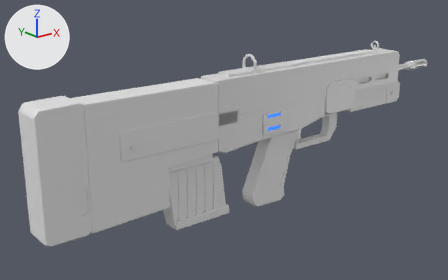
What one commit did to the FBX model art-source/weapons/Exports/Bulldog.fbx.
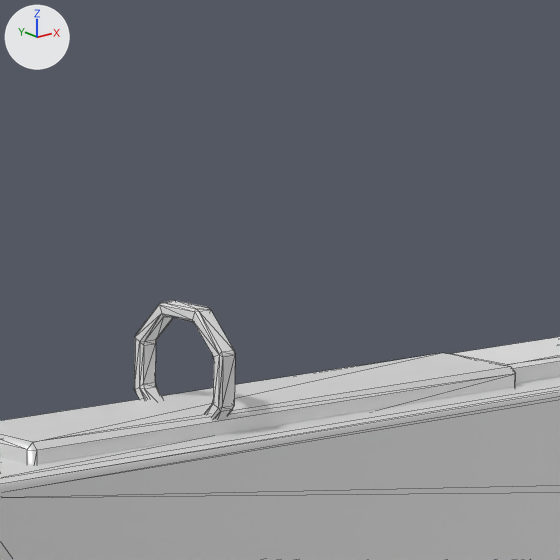
The first picture shows the older version from a camera (50 mm lens) standing at (-2.395, -2.526, 1.154) and looking at (-0.237, 0.171, 0.075). The close-ups show the older and then the newer version on the part from 50% to 67% of the width and 4% to 32% of the height of that picture. Only the edits that show in the close-ups are written down. The lights are fixed; the arrows at upper left show +X, +Y and +Z. The close-ups show mesh edges as thin lines.

Before the edit, the objects in view are built like this:
```python
me_bulldog_receiver_003 = bpy.data.meshes.new('Bulldog_Receiver.003')
me_bulldog_receiver_003.from_pydata(...)  # 101 vertices, 144 faces; spans x -0.473..0.939, y -0.076..0.076, z 0.291..0.515
me_bulldog_receiver_003.materials.append(mat_body_dark)  # white #e7e7e7
me_bulldog_receiver_004 = bpy.data.meshes.new('Bulldog_Receiver.004')
me_bulldog_receiver_004.from_pydata(...)  # 317 vertices, 576 faces; spans x -0.47..1.05, y -0.08..0.08, z 0.09..0.51
me_bulldog_receiver_004.materials.append(mat_body_panel)  # white #e7e7e7
me_bulldog_sights_003 = bpy.data.meshes.new('Bulldog_Sights.003')
me_bulldog_sights_003.from_pydata(...)  # 264 vertices, 516 faces; spans x -0.23..0.884, y -0.051..0.051, z 0.464..0.592
me_bulldog_sights_003.materials.append(mat_body_dark)  # white #e7e7e7
ob_receiver_dark = bpy.data.objects.new('Receiver_Dark', me_bulldog_receiver_003)
ob_receiver_dark.location = (0.0, 0.0, 0.0)
ob_receiver_panel = bpy.data.objects.new('Receiver_Panel', me_bulldog_receiver_004)
ob_receiver_panel.location = (0.0, 0.0, 0.0)
ob_sights_dark = bpy.data.objects.new('Sights_Dark', me_bulldog_sights_003)
ob_sights_dark.location = (0.0, 0.0, 0.0)
```
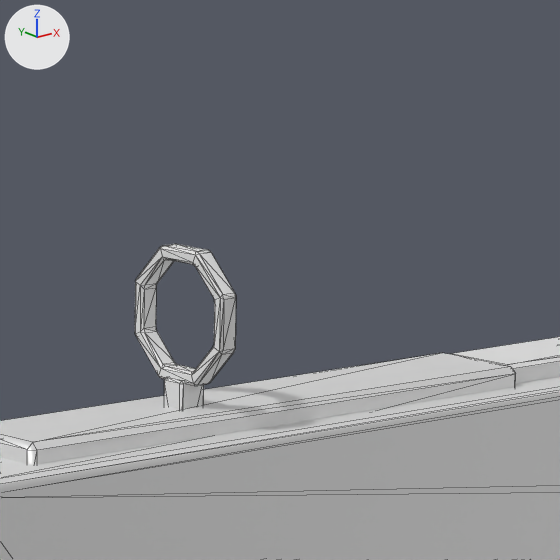
Where the change shows, as pixel boxes (x1, y1, x2, y2) in the close-ups (560 x 560 px; the box of a moved part takes in the faces that stretch with it):
'Sights_Dark', reshaped
    before: (134, 300, 235, 419)
    after: (135, 244, 236, 409)
part 1 of me_bulldog_sights_003, moved or reshaped
    before: (134, 300, 235, 419)
    after: (135, 244, 236, 386)
part 2 of me_bulldog_sights_003, moved or reshaped (not visible before)
    after: (164, 377, 204, 409)

Diff of the bpy script that builds the scene:
```diff
--- a/art-source/weapons/Exports/Bulldog.fbx.py
+++ b/art-source/weapons/Exports/Bulldog.fbx.py
@@ me_bulldog_sights_003 @@
 # used by ob_sights_dark; location = (0.0, 0.0, 0.0)
-me_bulldog_sights_003.from_pydata(...)  # 264 vertices, 516 faces; spans x -0.23..0.884, y -0.051..0.051, z 0.464..0.592
+me_bulldog_sights_003.from_pydata(...)  # 264 vertices, 516 faces; spans x -0.23..0.884, y -0.051..0.051, z 0.464..0.635
+# me_bulldog_sights_003 part 1: the loose piece of 96 vertices spanning x -0.206..-0.19, y -0.051..0.051, z 0.49..0.592 is moved by (0.0, 0.0, 0.043)
+# me_bulldog_sights_003 part 2: all 12 vertices in x -0.21..-0.186, y -0.011..0.011, z 0.491..0.493 are moved by (0.0, 0.0, 0.043)
+# other edits to the shape of me_bulldog_sights_003 do not show in these pictures
 me_bulldog_sights_003.materials.append(mat_body_dark)
```
